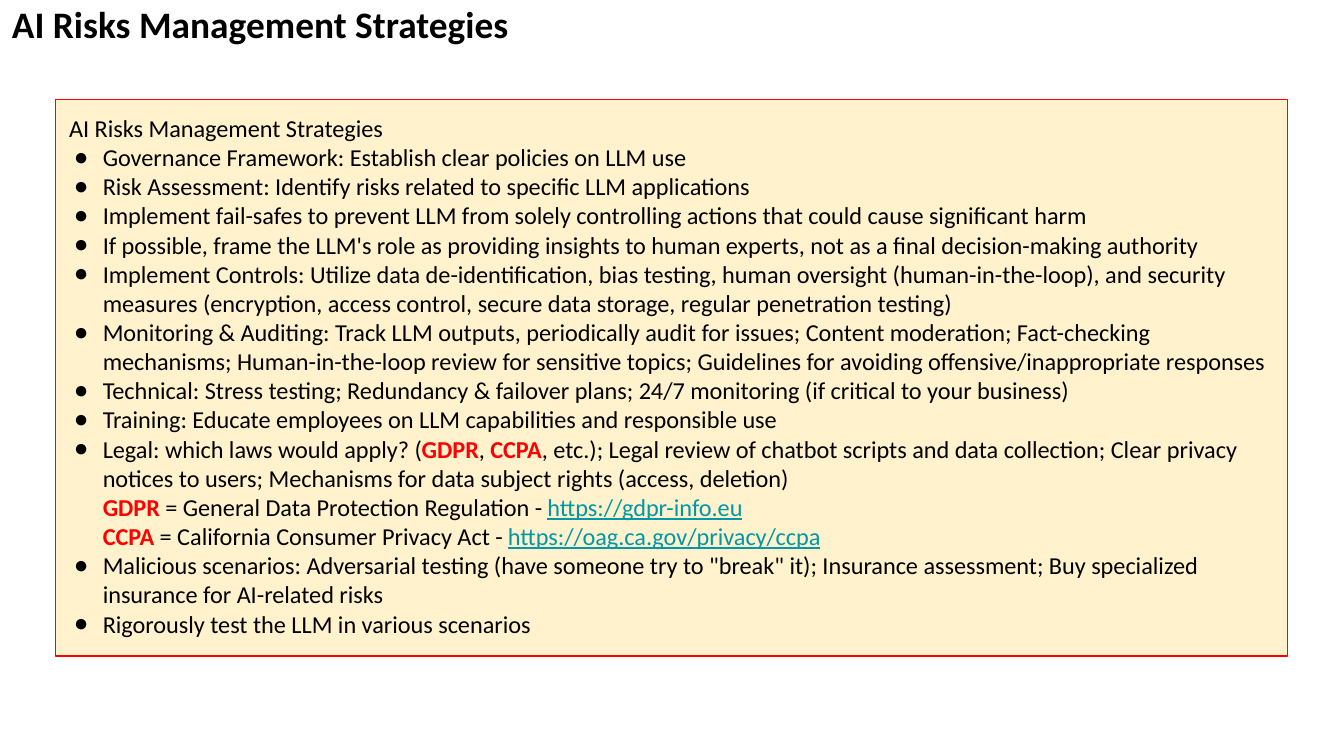
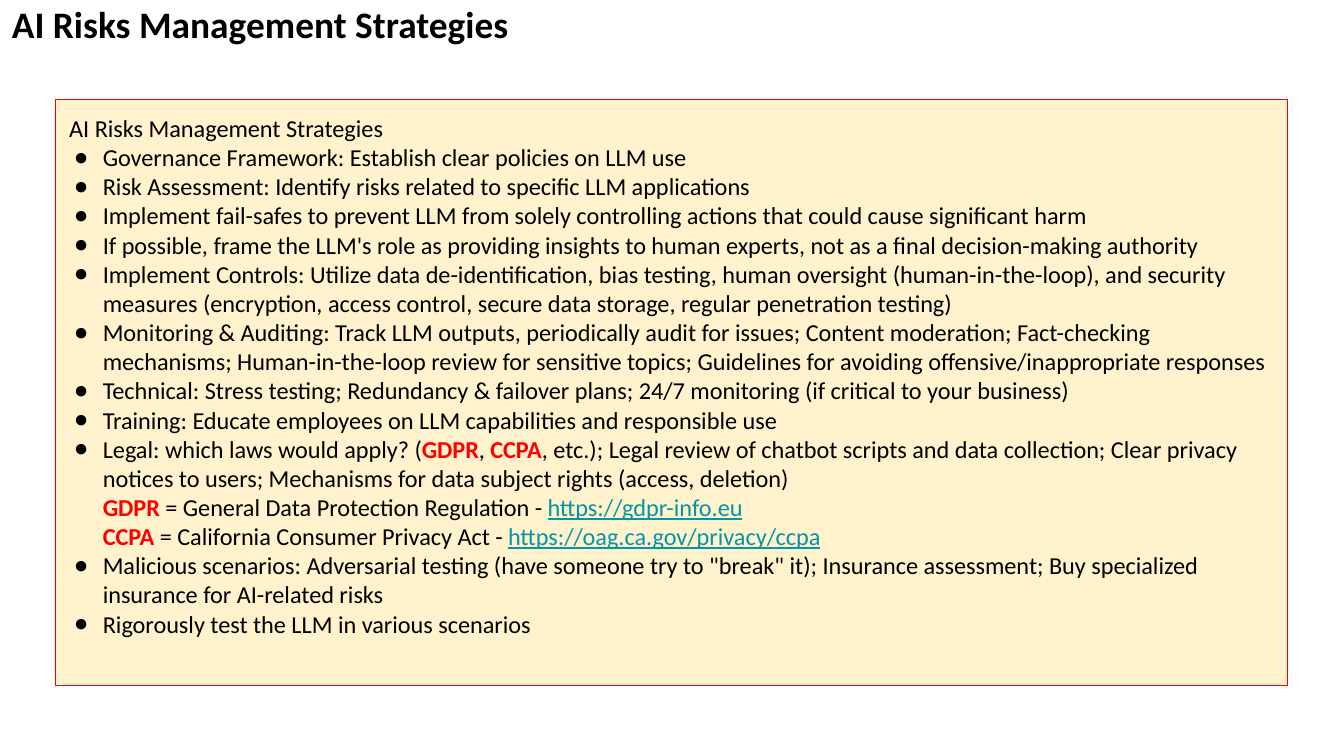
Before and after one commit to lselector/seminar, a slide deck: slide 3 of 2024/2024-03-01-AI-Risk.pptx. Drawn at 1344x756 pixels with LibreOffice and Linux fonts; fonts in the diff are those of the drawing. Boxes give left, top, right and bottom in pixels: in the first picture for what was removed or moved away, otherwise in the second. Text is boxed around its words. In the diff, an @@ line names an element or a change of style, - is before the commit and + after.

```diff
--- a/2024/2024-03-01-AI-Risk.pptx
+++ b/2024/2024-03-01-AI-Risk.pptx
@@ rectangle "AI Risks Management Strategies" resized from (x1=55, y1=99, x2=1288, y2=656) to (x1=55, y1=99, x2=1288, y2=685) @@
```
Also in this commit, not shown: 1 other slide changed.
